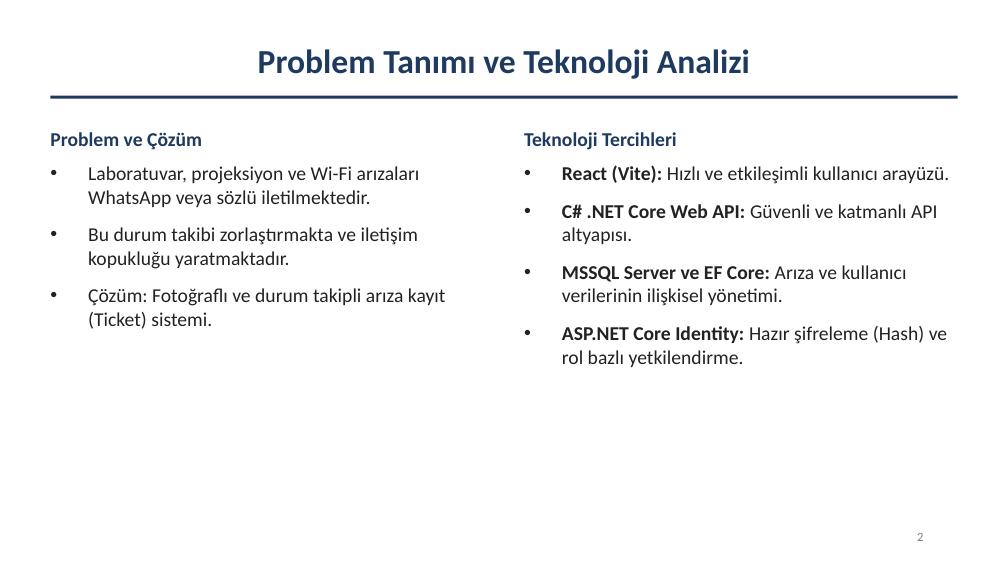
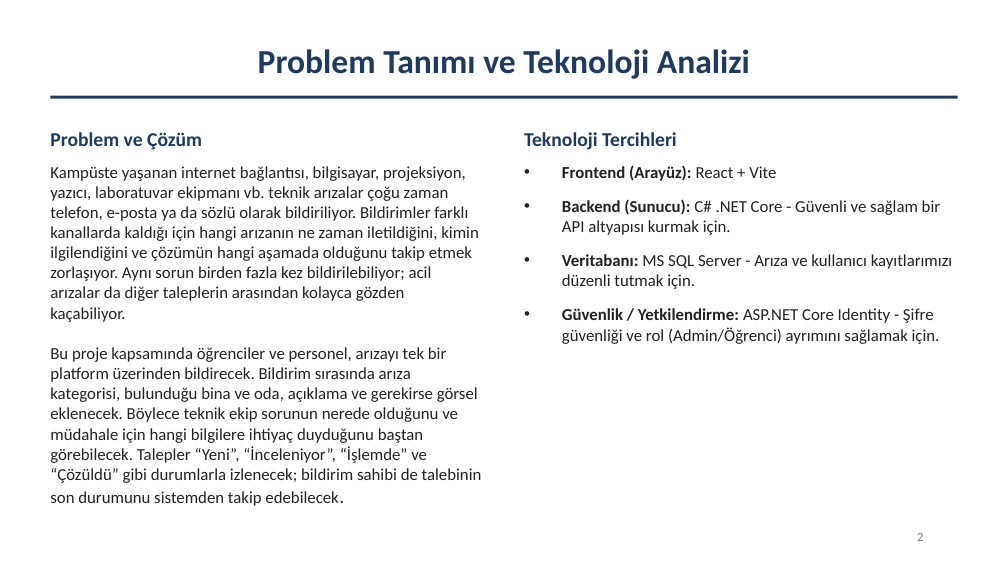
Before and after one commit to AlatifMhtgl1/Web-Programlama-Tasar-m-, a slide deck: slide 2 of sunum/Kampus_IT_Helpdesk_Suunum (1).pptx. Drawn at 1008x567 pixels with LibreOffice and Linux fonts; fonts in the diff are those of the drawing. Boxes give left, top, right and bottom in pixels: in the first picture for what was removed or moved away, otherwise in the second. Text is boxed around its words. In the diff, an @@ line names an element or a change of style, - is before the commit and + after.

```diff
--- a/sunum/Kampus_IT_Helpdesk_Suunum (1).pptx
+++ b/sunum/Kampus_IT_Helpdesk_Suunum (1).pptx
@@ text at (x1=50, y1=166, x2=482, y2=483): text changed; size 14 to 12 pt @@
-• Laboratuvar, projeksiyon ve Wi-Fi arızaları WhatsApp veya sözlü iletilmektedir.
-• Bu durum takibi zorlaştırmakta ve iletişim kopukluğu yaratmaktadır.
-• Çözüm: Fotoğraflı ve durum takipli arıza kayıt (Ticket) sistemi.
+Kampüste yaşanan internet bağlantısı, bilgisayar, projeksiyon, yazıcı, laboratuvar ekipmanı vb. teknik arızalar çoğu zaman telefon, e-posta ya da sözlü olarak bildiriliyor. Bildirimler farklı kanallarda kaldığı için hangi arızanın ne zaman iletildiğini, kimin ilgilendiğini ve çözümün hangi aşamada olduğunu takip etmek zorlaşıyor. Aynı sorun birden fazla kez bildirilebiliyor; acil arızalar da diğer taleplerin arasından kolayca gözden kaçabiliyor.
+Bu proje kapsamında öğrenciler ve personel, arızayı tek bir platform üzerinden bildirecek. Bildirim sırasında arıza kategorisi, bulunduğu bina ve oda, açıklama ve gerekirse görsel eklenecek. Böylece teknik ekip sorunun nerede olduğunu ve müdahale için hangi bilgilere ihtiyaç duyduğunu baştan görebilecek. Talepler “Yeni”, “İnceleniyor”, “İşlemde” ve “Çözüldü” gibi durumlarla izlenecek; bildirim sahibi de talebinin son durumunu sistemden takip edebilecek.
@@ text at (x1=562, y1=165, x2=952, y2=344): text changed; size 14 to 12 pt @@
-• React (Vite): Hızlı ve etkileşimli kullanıcı arayüzü.
-• C# .NET Core Web API: Güvenli ve katmanlı API altyapısı.
-• MSSQL Server ve EF Core: Arıza ve kullanıcı verilerinin ilişkisel yönetimi.
-• ASP.NET Core Identity: Hazır şifreleme (Hash) ve rol bazlı yetkilendirme.
+• Frontend (Arayüz): React + Vite
+• Backend (Sunucu): C# .NET Core - Güvenli ve sağlam bir API altyapısı kurmak için.
+• Veritabanı: MS SQL Server - Arıza ve kullanıcı kayıtlarımızı düzenli tutmak için.
+• Güvenlik / Yetkilendirme: ASP.NET Core Identity - Şifre güvenliği ve rol (Admin/Öğrenci) ayrımını sağlamak için.
```
Also in this commit, not shown: 2 other slides changed.
